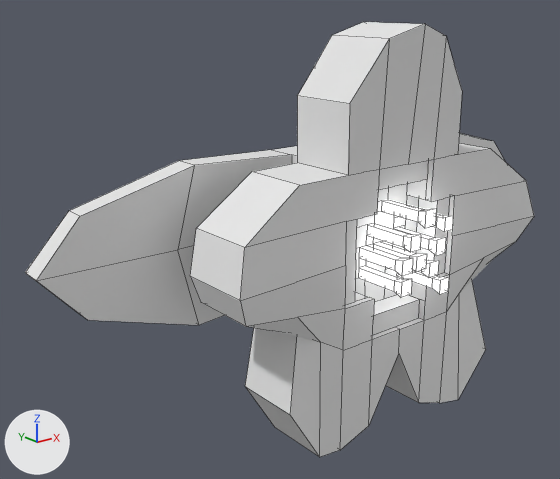
The FBX model Assets/Game/3D Models/Collectable/Coletavel.fbx: old version first, new version second.
Camera for both pictures: a camera (50 mm lens) standing at (-3.17, -3.07, 1.36) and looking at (-0.38, 0.42, -0.04). Every picture has the same lights, and +X, +Y and +Z are marked at lower left. Mesh edges are drawn as thin lines. Where no turn or scale is listed for an object, it has been applied to the vertices.
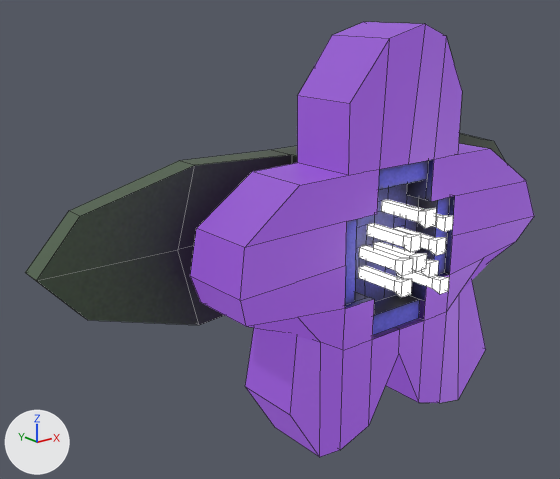
Boxes [x1, y1, x2, y2] around the edits, measured in the pictures (560 x 479 px):
part 1 of me_cube_001, recoloured (white to blue): [178, 146, 455, 340] in both
part 2 of me_cube_001, recoloured (grey to black): [25, 161, 199, 325] in both
part 3 of me_cube_001, recoloured: [459, 133, 505, 161] in both
part 4 of me_cube_001, recoloured (grey to purple): [190, 22, 534, 457] in both

The change, as a diff of the scene's bpy script:
```diff
--- a/Assets/Game/3D Models/Collectable/Coletavel.fbx.py
+++ b/Assets/Game/3D Models/Collectable/Coletavel.fbx.py
@@ img_texturafinalcoletavel_jpg @@
+img_texturafinalcoletavel_jpg = load_image('TexturaFinalColetavel.jpg', '_unpacked/TexturaFinalColetavel.jpg', 512, 512, 'sRGB')
@@ mat_emission2 @@
+mat_emission2 = principled_material('Emission2')
+mat_emission2.base_color = (0.0932, 0.0289, 0.202)  # dark purple #562f7c
+mat_emission2.emission_color = (0.0932, 0.0289, 0.202)  # dark purple #562f7c
+mat_emission2.emission_strength = 2.0
@@ mat_material @@
+mat_material = principled_material('Material')
+mat_material.texture = img_texturafinalcoletavel_jpg
@@ me_cube_001 @@
 me_cube_001.from_pydata(...)  # 361 vertices, 227 faces; spans x -1.9..1.84, y -0.49..0.69, z -1.16..1.23
 # used by ob_cube; location = (-0.005, 0.081, 0.001)
+# me_cube_001 part 1: 72 of the faces centred in x -0.71..0.65, y -0.32..0.69, z -0.49..0.5 switch from mat_material_001 (white #e7e7e7) to mat_material (picture img_texturafinalcoletavel_jpg)
+# me_cube_001 part 2: 8 of the faces centred in x -1.78..-1.33, y 0.28..0.42, z -0.3..0.43 switch from mat_material_001 (white #e7e7e7) to mat_material (picture img_texturafinalcoletavel_jpg)
+# me_cube_001 part 3: 8 of the faces centred in x 1.27..1.72, y 0.28..0.42, z -0.3..0.43 switch from mat_material_001 (white #e7e7e7) to mat_material (picture img_texturafinalcoletavel_jpg)
+# me_cube_001 part 4: 58 of the faces centred in x -1.17..1.12, y -0.36..0.08, z -1.14..1.19 switch from mat_material_001 (white #e7e7e7) to mat_emission2 (dark purple #562f7c)
 me_cube_001.materials.append(mat_emission)
```
